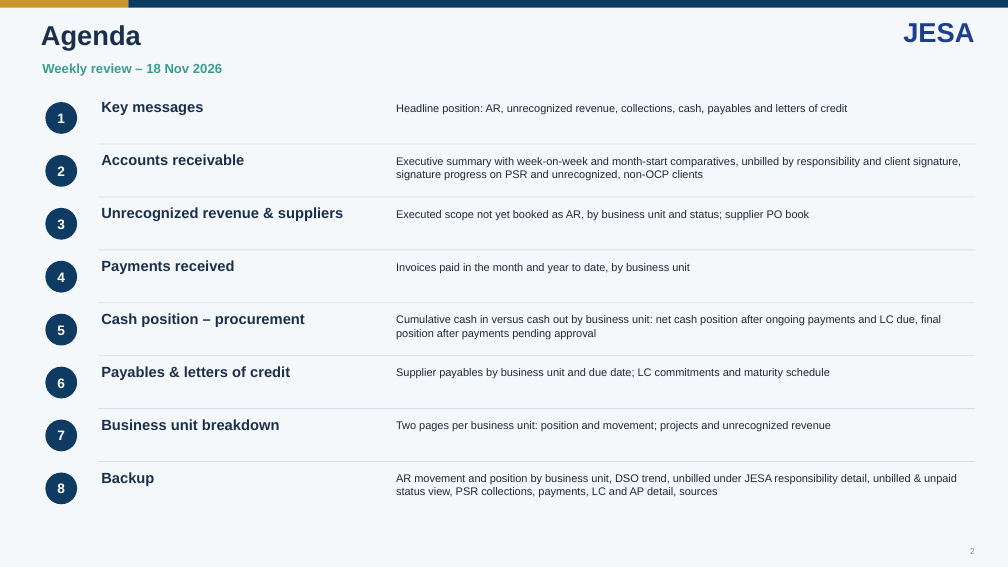
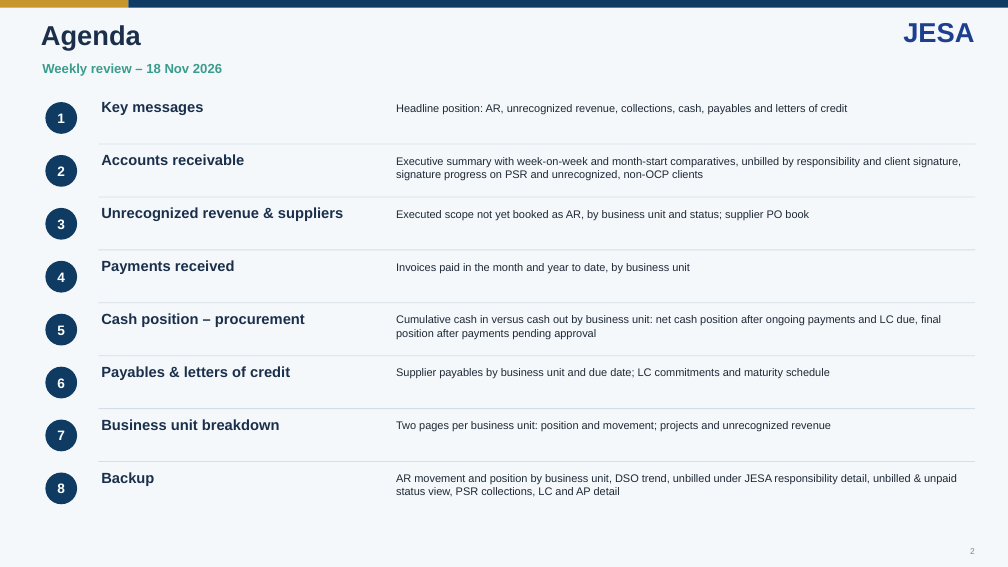
Before and after one commit to cherkaouihassan-art/Skills-Repo, a slide deck: slide 2 of weekly-ar-cash-deck/output/JESA_AR_Cash_Position_Nov_W3_2026-11-18.pptx. Drawn at 1008x567 pixels with LibreOffice and Linux fonts; fonts in the diff are those of the drawing. Boxes give left, top, right and bottom in pixels: in the first picture for what was removed or moved away, otherwise in the second. Text is boxed around its words. In the diff, an @@ line names an element or a change of style, - is before the commit and + after.

```diff
--- a/weekly-ar-cash-deck/output/JESA_AR_Cash_Position_Nov_W3_2026-11-18.pptx
+++ b/weekly-ar-cash-deck/output/JESA_AR_Cash_Position_Nov_W3_2026-11-18.pptx
@@ text at (396,474,957,497): text changed @@
-AR movement and position by business unit, DSO trend, unbilled under JESA responsibility detail, unbilled & unpaid status view, PSR collections, payments, LC and AP detail, sources
+AR movement and position by business unit, DSO trend, unbilled under JESA responsibility detail, unbilled & unpaid status view, PSR collections, LC and AP detail
```
Also in this commit, not shown: 31 other slides changed, 2 slides removed, 4 other files.
